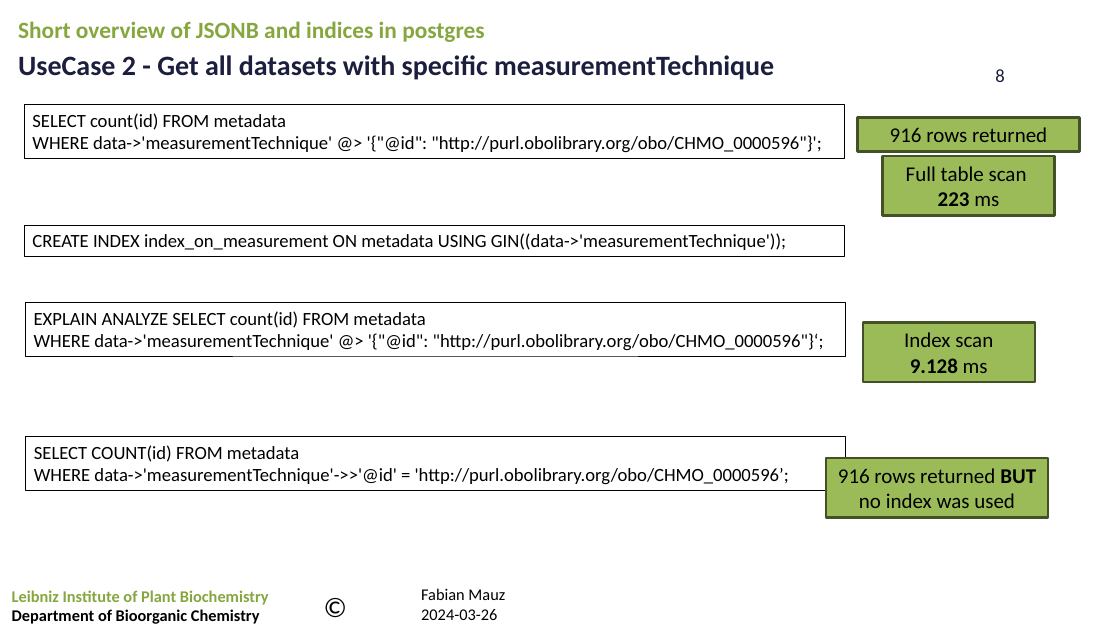
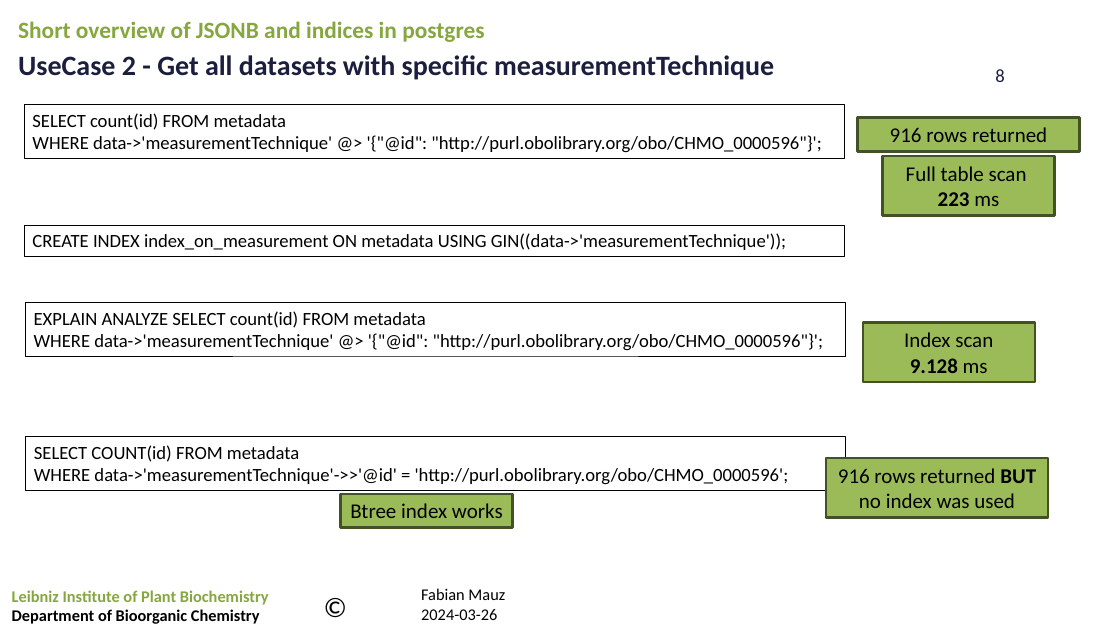
Before and after one commit to FabianMauz/ipb-talk-postgres-jsonb-index, a slide deck: slide 8 of 20240530_postgres-indices.pptx. Drawn at 1120x630 pixels with LibreOffice and Linux fonts; fonts in the diff are those of the drawing; background and template pictures are left out. Boxes give left, top, right and bottom in pixels: in the first picture for what was removed or moved away, otherwise in the second. Text is boxed around its words. In the diff, an @@ line names an element or a change of style, - is before the commit and + after.

Commit message:
add typos and btree index for = operator inside json

```diff
--- a/20240530_postgres-indices.pptx
+++ b/20240530_postgres-indices.pptx
@@ text in rectangle at (34,468,789,485): text changed @@
-WHERE data->'measurementTechnique'->>'@id' = 'http://purl.obolibrary.org/obo/CHMO_0000596’;
+WHERE data->'measurementTechnique'->>'@id' = 'http://purl.obolibrary.org/obo/CHMO_0000596';
@@ rectangle added at (340,494,513,528), fill #9BBB59, outline #445227 2 pt, 18 pt, text #000000 @@
+Btree index works
```
Also in this commit, not shown: 2 other slides changed, 1 other file.
